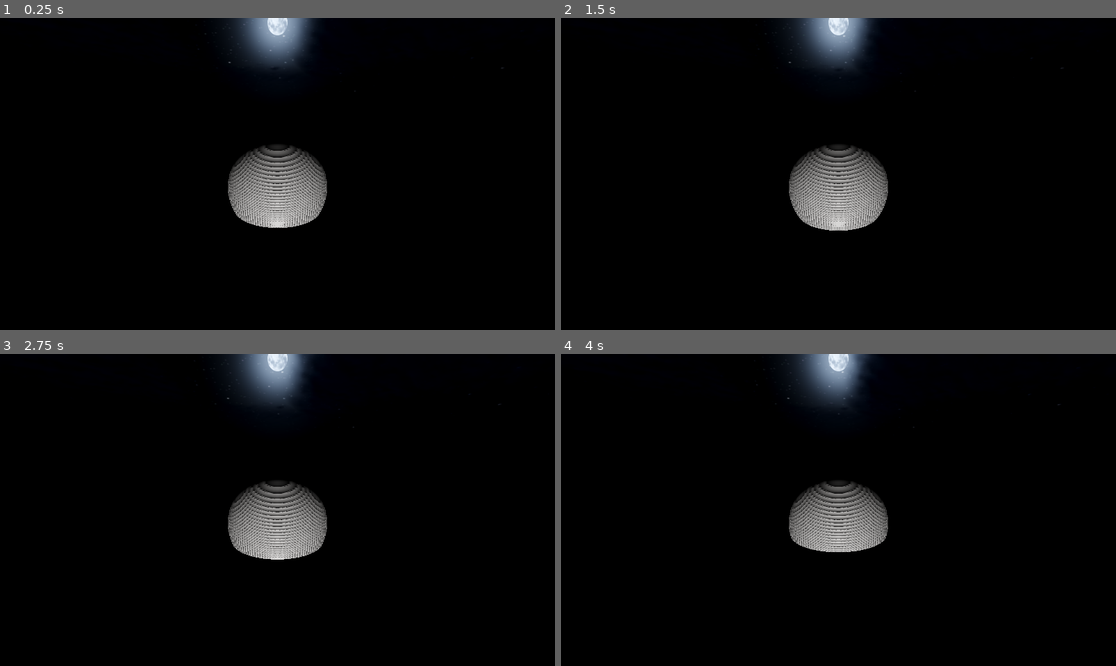
Above: before the commit, frames 1-4 (two rows, left to right).
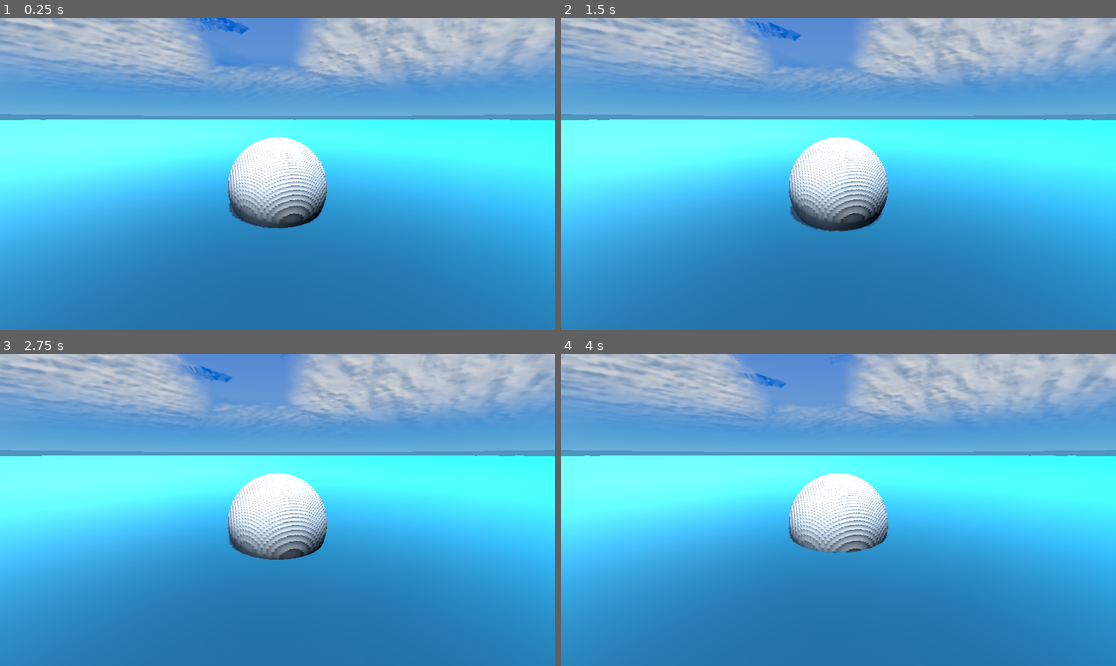
Above: after the commit, the same moments.

Repository: minnya09796592452-rgb/Edit-Place
Game: Godot game, scene res://scenes/Atmosphere.tscn
The game is run twice, just before and just after one commit, with the same random seed, the same clock (stepped at 60 frames per second) and the same inputs.
Inputs:
- Up to frame 1 (0.25 s): no input
- Up to frame 2 (1.5 s): no input
- Up to frame 3 (2.75 s): no input
- Up to frame 4 (4 s): no input

The runs differ from the first frame. In frame 1, 100% of the frame differs, in the area x 0-100%, y 0-100%; in frame 2, 100%; in frame 3, 100%; in frame 4, 100%.
Error before the commit: Parse Error: Function "_process" has the same name as a previously declared function. (res://scripts/sun_controller.gd:117)

Commit message:
Merge duplicate process callbacks in sun controller

Diff:
--- a/scripts/sun_controller.gd
+++ b/scripts/sun_controller.gd
@@ -41,6 +41,7 @@
 func _process(delta: float) -> void:
 	if not Engine.is_editor_hint():
 		time_of_day = fmod(time_of_day + delta * 0.02, 24.0)
+	_apply_moon_stars_for_time(0.0)
 
 func _apply_season_preset() -> void:
 	var mat := _get_sky_mat()
@@ -114,9 +115,6 @@
 	sky_mat.set_shader_parameter("stars_intensity", stars_intensity_val * nf)
 	sky_mat.set_shader_parameter("night_haziness", night_haziness_val)
 
-func _process(_delta: float) -> void:
-	_apply_moon_stars_for_time(0.0)
-
 func _get_active_sky_shader_material() -> ShaderMaterial:
 	for child in get_children():
 		if child is WorldEnvironment and child.environment and child.environment.sky:
